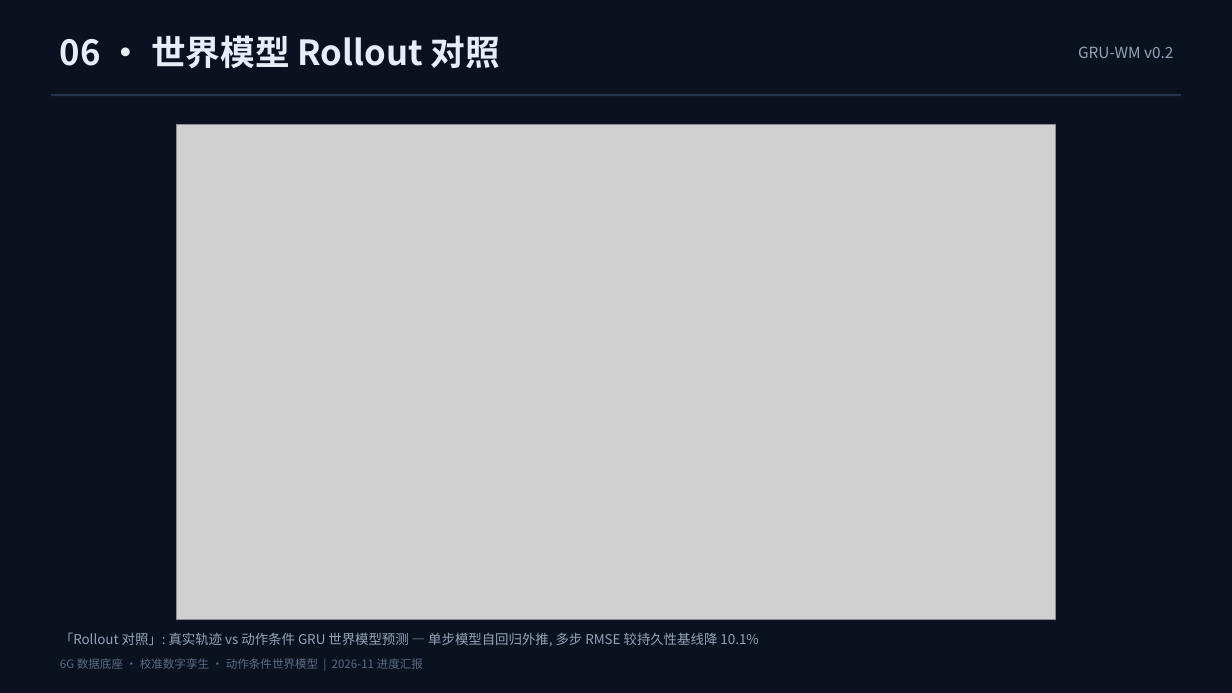
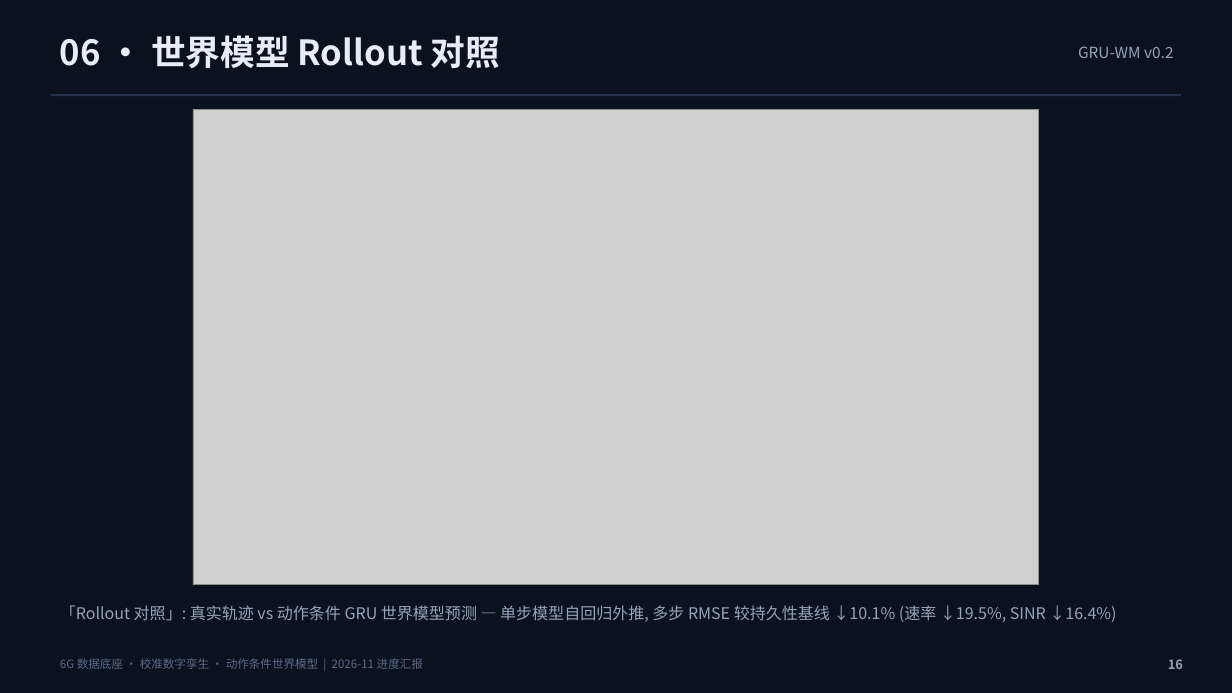
Before and after one commit to xuda1979/world-model, a slide deck: slide 16 of world6g/docs/world6g_progress.pptx (slide 15 before the commit). Drawn at 1232x693 pixels with LibreOffice and Linux fonts; fonts in the diff are those of the drawing; grey boxes stand for pictures. Boxes give left, top, right and bottom in pixels: in the first picture for what was removed or moved away, otherwise in the second. Text is boxed around its words. In the diff, an @@ line names an element or a change of style, - is before the commit and + after.

Commit message:
world6g: 中文进展报告 + 世界模型四任务基准评测套件 (wm/) + 论文完善
- 新增 docs/progress_report_20261103.md: 本周期完整进展报告 (数据底座→保真度→反事实动作→WM 基准→3D 平台→论文→PPT)
- 新增 wm/ 包: 动作条件世界模型基准 (models/train/data/metrics/evaluate), 统一接口 6 模型对照
- 新增 docs/wm_suite/: 四任务评测结果 (A 单步配对 bootstrap / B rollout 复合误差 / C 反事实 Δ-效应 / D 不确定性校准) + 三图 + results.json
- 核心结论: 反事实监督后 Δ 预测 corr 0.72 / 符号准确率 73% (Task A 训练模型全部失效); rollout 复合误差与不确定性校准为下一阶段主攻方向
- 论文: 补齐四任务基准章节 + Related Work + Limitations + Conclusion, 编译 main.pdf; PPT 脚本更新真实保真度与 WM 结果页
- .gitignore: 放行 wm_suite 图表

```diff
--- a/world6g/docs/world6g_progress.pptx
+++ b/world6g/docs/world6g_progress.pptx
@@ picture: place and size @@
-picture at (177, 125, 1055, 619)
+picture at (193, 109, 1040, 585)
@@ text at (60, 605, 1116, 622): text changed; size 10.5 to 12.5 pt @@
-「Rollout 对照」: 真实轨迹 vs 动作条件 GRU 世界模型预测 — 单步模型自回归外推, 多步 RMSE 较持久性基线降 10.1%
+「Rollout 对照」: 真实轨迹 vs 动作条件 GRU 世界模型预测 — 单步模型自回归外推, 多步 RMSE 较持久性基线 ↓10.1% (速率 ↓19.5%, SINR ↓16.4%)
@@ text added at (1168, 659, 1183, 669), 10 pt, text #94A3B8, bold @@
+16
```
Also in this commit, not shown: 18 other slides changed, 1 slide added, 1 slide removed, 18 other files.
